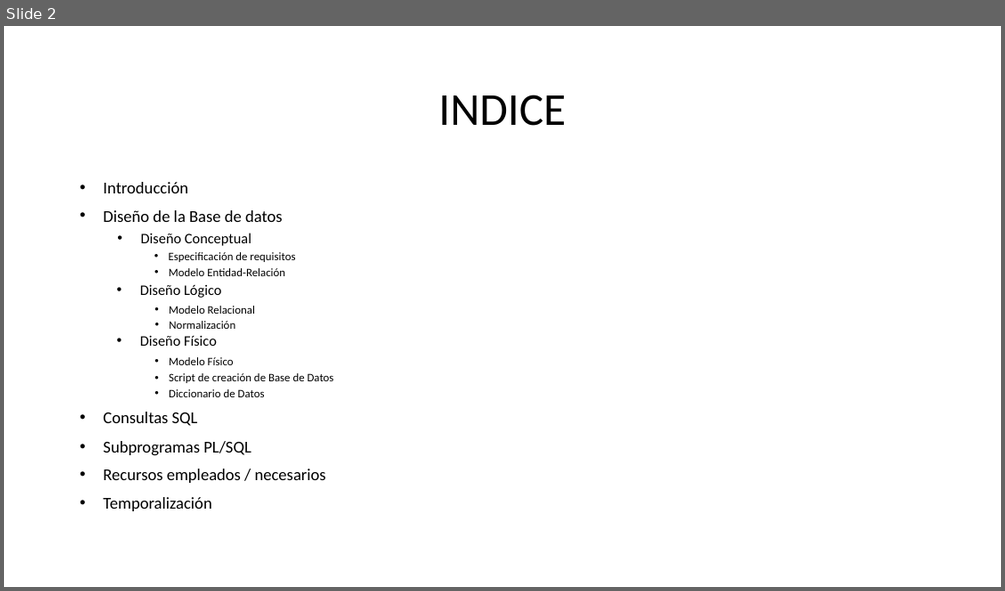
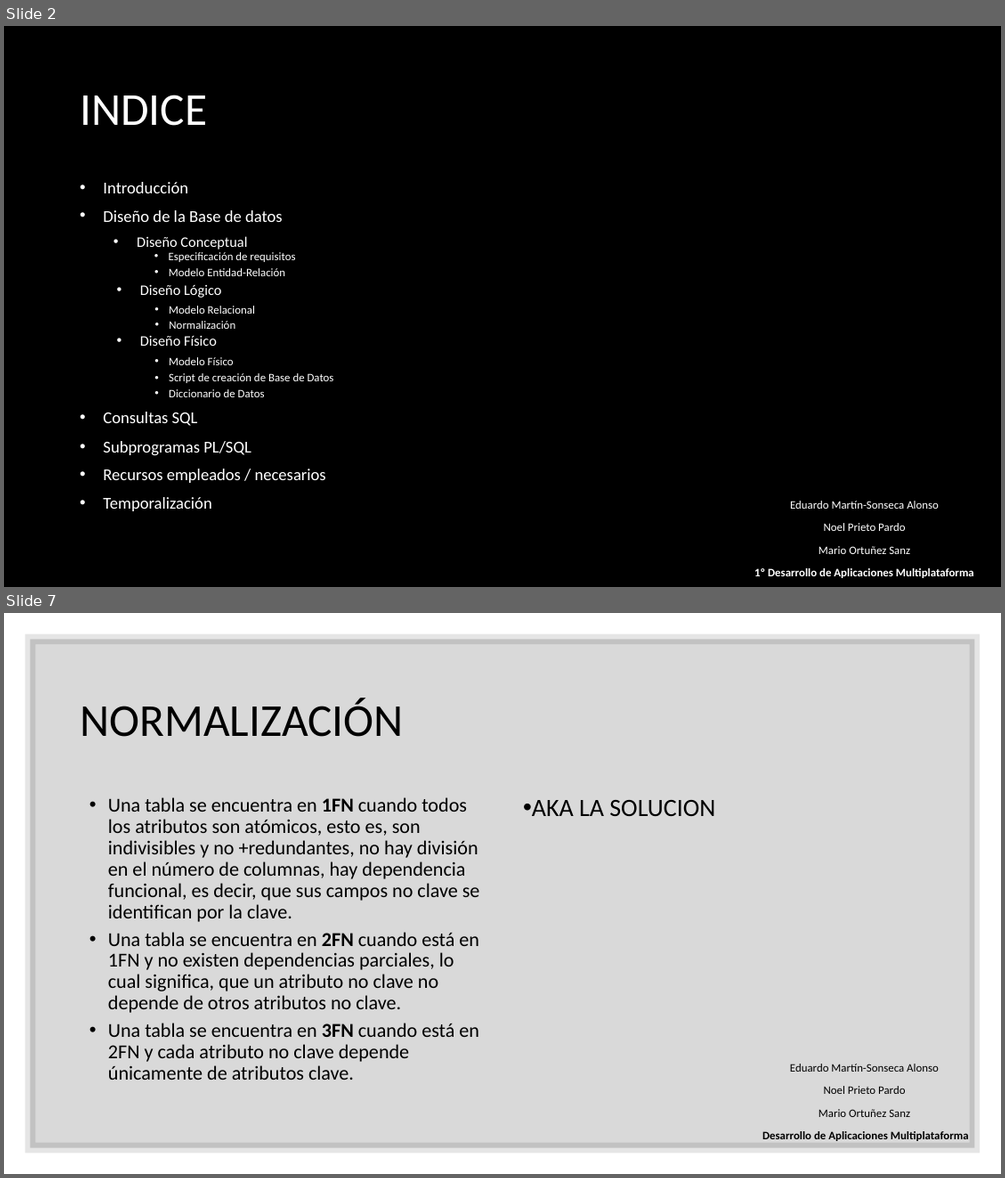
Before and after one commit to maraloeDev/Proyecto-de-Bases-de-Datos, a slide deck: Defensa proyecto intermodular.pptx. Shown one above the other, each under a label of ours: slide 2 before the commit, slides 2 and 7 after it; the slides between them are not shown. The pictures are 1005x591 and 1005x1178 pixels, drawn with LibreOffice and Linux fonts; fonts in the diff are those of the drawing; background and template pictures are left out. Boxes give left, top, right and bottom in pixels: in the first picture for what was removed or moved away, otherwise in the second. Text is boxed around its words. In the diff, an @@ line names an element or a change of style, - is before the commit and + after.

```diff
--- a/Defensa proyecto intermodular.pptx
+++ b/Defensa proyecto intermodular.pptx
@@ slide 7 added at (4,613,1001,1174), background #FFFFFF @@
@@ rectangle added at (30,639,975,1148), fill #000000 at 15% opacity, outline #000000 10 pt @@
@@ title added at (80,698,403,737), 44 pt, text #000000 @@
+NORMALIZACIÓN
@@ text added at (108,797,480,1079), 19 pt, text #000000 @@
+• Una tabla se encuentra en 1FN cuando todos los atributos son atómicos, esto es, son indivisibles y no +redundantes, no hay división en el número de columnas, hay dependencia funcional, es decir, que sus campos no clave se identifican por la clave.
+• Una tabla se encuentra en 2FN cuando está en 1FN y no existen dependencias parciales, lo cual significa, que un atributo no clave no depende de otros atributos no clave.
+• Una tabla se encuentra en 3FN cuando está en 2FN y cada atributo no clave depende únicamente de atributos clave.
@@ text added at (532,800,715,816), 24 pt, text #000000 @@
+• AKA LA SOLUCION
@@ text added at (762,1063,969,1141), 11 pt, text #000000 @@
+Eduardo Martín-Sonseca Alonso
+Noel Prieto Pardo
+Mario Ortuñez Sanz
+Desarrollo de Aplicaciones Multiplataforma
@@ slide 2 changed as well @@
@@ background #FFFFFF to picture (left out) @@
@@ title "INDICE" at (80,95,207,126): text colour #000000 to #FFFFFF; alignment centre to left @@
@@ text colour #000000 to #FFFFFF in 16 elements at (103,210,283,222), (103,182,188,193), (169,252,295,262), (169,268,285,276), (140,284,221,297), (169,305,255,313), (169,321,235,329), (140,335,217,346), (169,357,234,365), (169,373,334,383), (169,389,265,397), (103,411,198,426), (103,441,251,456), (103,468,326,483), (103,497,211,511), (137,236,247,249) @@
@@ text added at (754,500,974,578), 11 pt, text #FFFFFF @@
+Eduardo Martín-Sonseca Alonso
+Noel Prieto Pardo
+Mario Ortuñez Sanz
+1º Desarrollo de Aplicaciones Multiplataforma
```
Also in this commit, not shown: 1 other slide changed, 11 other slides added, 1 slide removed, 1 other file.
